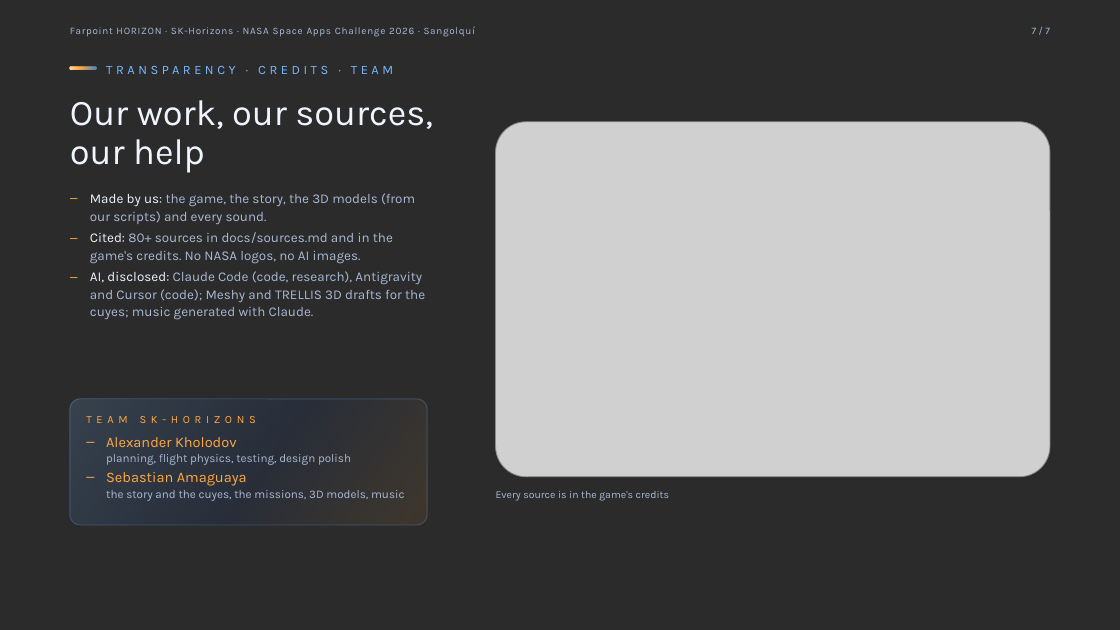
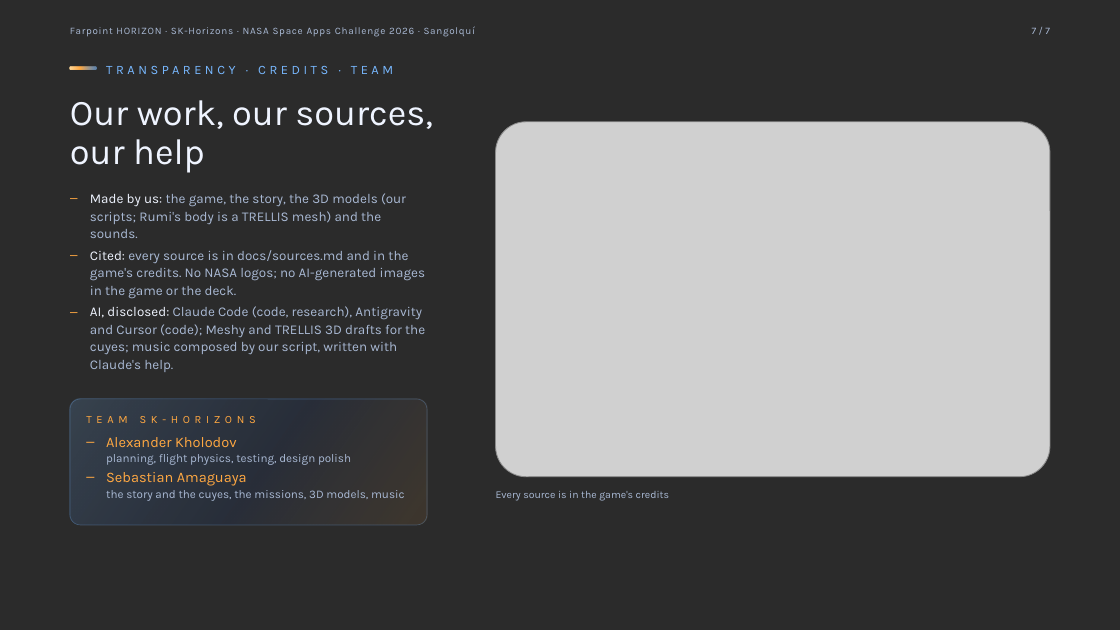
Before and after one commit to alexanderkholodov1/farpoint-horizon, a slide deck: slide 7 of spaceapps/global-submission/deck/EN_17_SK-Horizons_v2.pptx. Drawn at 1120x630 pixels with LibreOffice and Linux fonts; fonts in the diff are those of the drawing; grey boxes stand for pictures; background and template pictures are left out; a plain dark background stands for a picture behind light text. Boxes give left, top, right and bottom in pixels: in the first picture for what was removed or moved away, otherwise in the second. Text is boxed around its words. In the diff, an @@ line names an element or a change of style, - is before the commit and + after.

```diff
--- a/spaceapps/global-submission/deck/EN_17_SK-Horizons_v2.pptx
+++ b/spaceapps/global-submission/deck/EN_17_SK-Horizons_v2.pptx
@@ text at [90, 193, 425, 372]: text changed @@
-– Made by us: the game, the story, the 3D models (from our scripts) and every sound.
-– Cited: 80+ sources in docs/sources.md and in the game's credits. No NASA logos, no AI images.
-– AI, disclosed: Claude Code (code, research), Antigravity and Cursor (code); Meshy and TRELLIS 3D drafts for the cuyes; music generated with Claude.
+– Made by us: the game, the story, the 3D models (our scripts; Rumi's body is a TRELLIS mesh) and the sounds.
+– Cited: every source is in docs/sources.md and in the game's credits. No NASA logos; no AI-generated images in the game or the deck.
+– AI, disclosed: Claude Code (code, research), Antigravity and Cursor (code); Meshy and TRELLIS 3D drafts for the cuyes; music composed by our script, written with Claude's help.
```
Also in this commit, not shown: 3 other slides changed, 17 other files.
